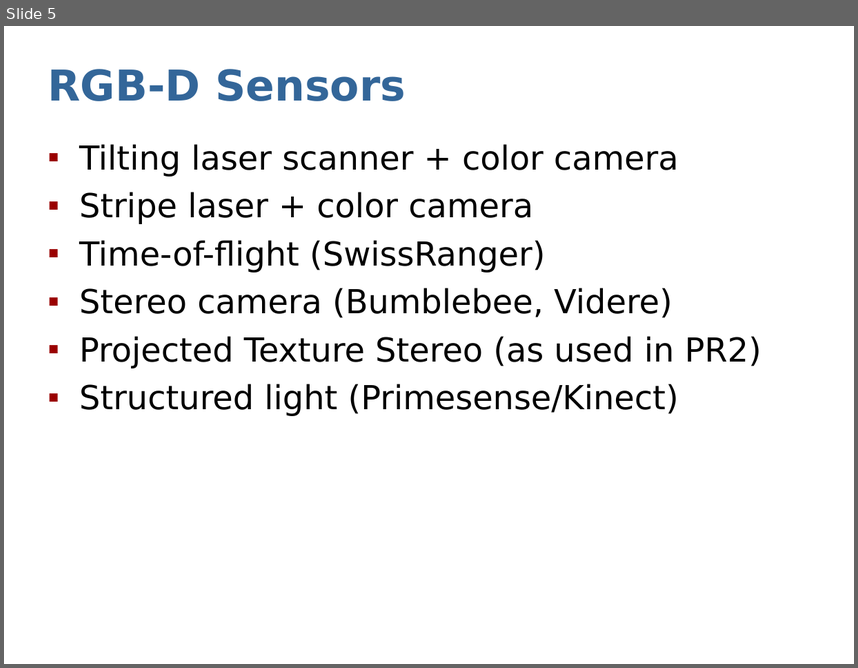
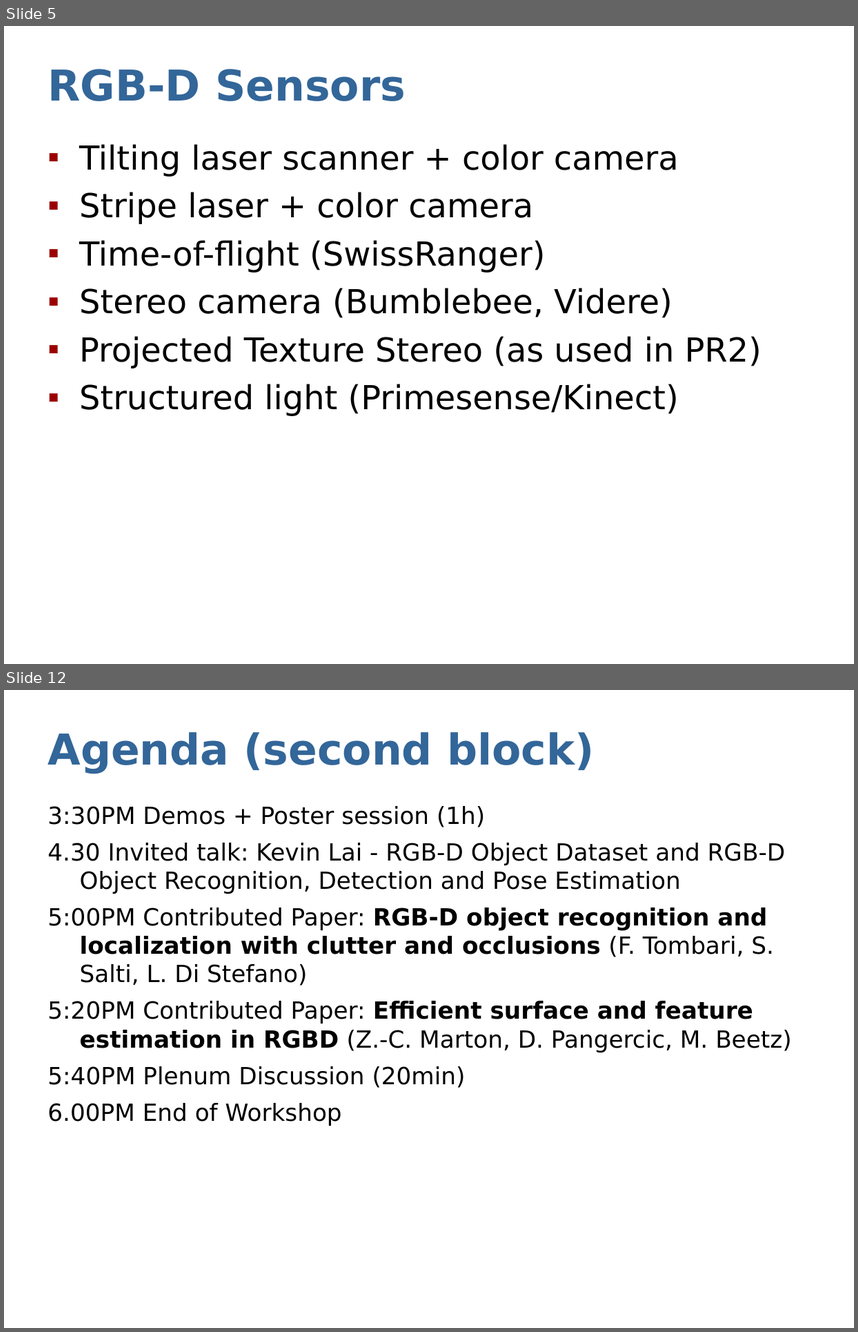
Before and after one commit to dejanpan/rgbd2011, a slide deck: presentations/sturm11rgbd-intro.ppt. Shown one above the other, each under a label of ours: slide 5 before the commit, slides 5 and 12 after it; the slides between them are not shown. The pictures are 858x668 and 858x1332 pixels, drawn with LibreOffice and Linux fonts; fonts in the diff are those of the drawing. Boxes give left, top, right and bottom in pixels: in the first picture for what was removed or moved away, otherwise in the second. Text is boxed around its words. In the diff, an @@ line names an element or a change of style, - is before the commit and + after.

```diff
--- a/presentations/sturm11rgbd-intro.ppt
+++ b/presentations/sturm11rgbd-intro.ppt
@@ slide 12 added at (x1=4, y1=690, x2=854, y2=1328), background #FFFFFF @@
@@ title added at (x1=47, y1=732, x2=594, y2=774), 36 pt, text #336699, bold @@
+Agenda (second block)
@@ text added at (x1=47, y1=806, x2=791, y2=1125), 20 pt, text #000000 @@
+3:30PM Demos + Poster session (1h)
+4.30 Invited talk: Kevin Lai - RGB-D Object Dataset and RGB-D Object Recognition, Detection and Pose Estimation
+5:00PM Contributed Paper: RGB-D object recognition and localization with clutter and occlusions (F. Tombari, S. Salti, L. Di Stefano)
+5:20PM Contributed Paper: Efficient surface and feature estimation in RGBD (Z.-C. Marton, D. Pangercic, M. Beetz)
+5:40PM Plenum Discussion (20min)
+6.00PM End of Workshop
```
Also in this commit, not shown: 2 slides changed, 4 other slides added, 1 other file.
